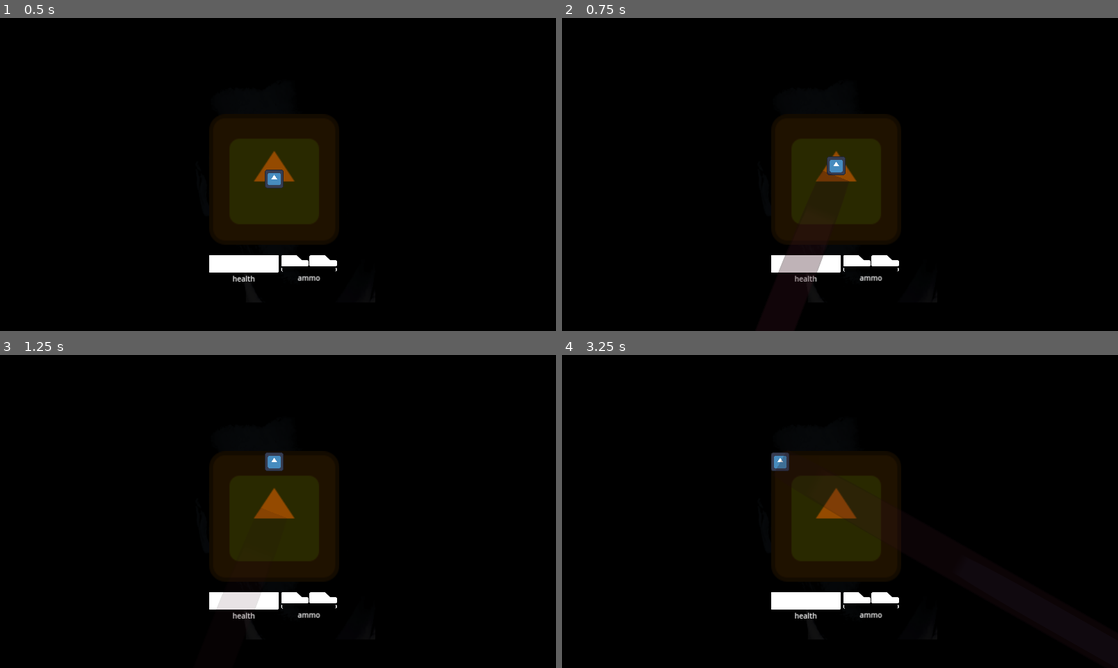
Above: before the commit, frames 1-4 (two rows, left to right).
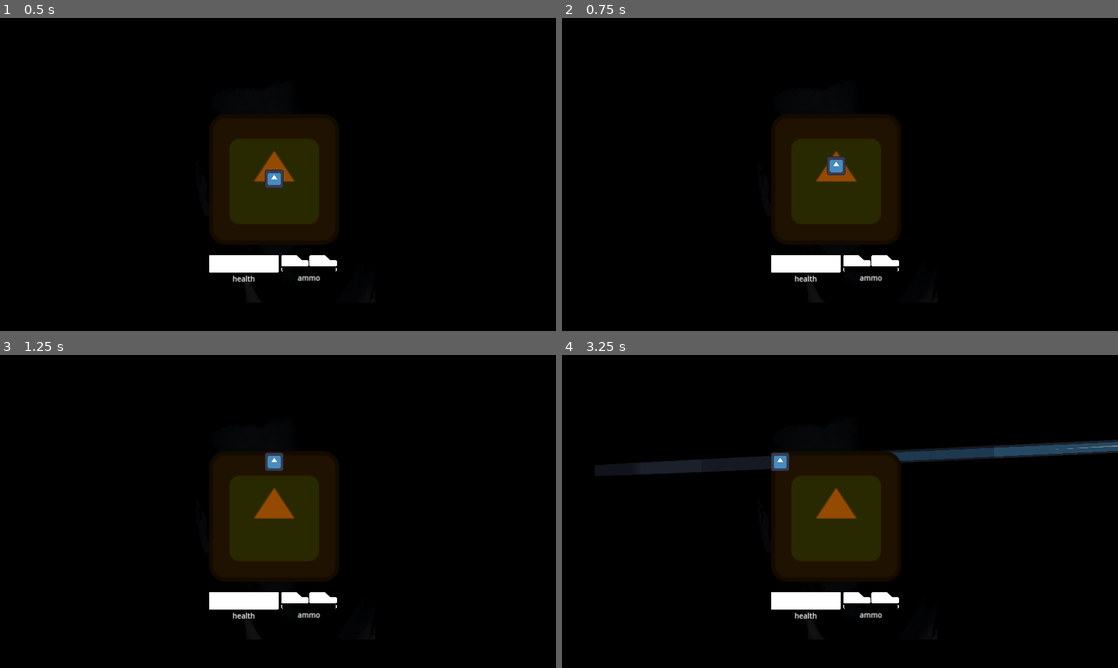
Above: after the commit, the same moments.

Repository: deppong/ludumdare54
Game: Godot game, scene res://objects/main.tscn
Two runs of this game, one before a commit and one after it. Both use one fixed random seed, a clock stepped at 60 frames per second and the inputs below. The engine's default icon, where the game draws it, is replaced by a stand-in: a white triangle on a blue panel in a dark square.
Inputs (mouse positions are in pixels of both pictures, inside the frame that each line leads up to):
- Up to frame 1 (0.5 s): no input
- Up to frame 2 (0.75 s): tap Enter at 0.5 s; move the mouse to (812, 237) at 0.52 s; hold W (MoveUp) from 0.53 s (still down); click (812, 237) at 0.6 s
- Up to frame 3 (1.25 s): keep holding W (MoveUp)
- Up to frame 4 (3.25 s): move the mouse to (1006, 558) at 1.27 s; click (1006, 558) at 1.35 s; tap Space at 2 s; move the mouse to (673, 464) at 2.02 s; release W (MoveUp) at 2.03 s; hold A (MoveLeft) from 2.03 s (still down); right-click (673, 464) at 2.1 s; click (673, 464) at 2.3 s; move the mouse to (867, 511) at 2.77 s; click (867, 511) at 2.85 s

Frame 1 is identical in both runs. In frame 2, 0.5% of the frame differs, in the area x 38-52%, y 48-85%; in frame 3, 0.4%; in frame 4, 3.0%, in the area x 5-100%, y 27-52%.
Error in both runs: Invalid assignment of property or key 'modulate' with value of type 'Color' on a base object of type 'null instance'. (res://scripts/AmmoBar.gd:19)

Commit message:
Player has ammo

Diff:
--- a/objects/player.tscn
+++ b/objects/player.tscn
@@ -31,7 +31,10 @@
 [node name="AnimatedSprite2D" type="AnimatedSprite2D" parent="."]
 sprite_frames = SubResource("SpriteFrames_mist4")
 
+[node name="AmmoCharge" type="Timer" parent="."]
+
 [node name="RadarCharge" type="Timer" parent="."]
 one_shot = true
 
+[connection signal="timeout" from="AmmoCharge" to="." method="reload"]
 [connection signal="timeout" from="RadarCharge" to="." method="radar"]
--- a/scripts/PlayerScript.gd
+++ b/scripts/PlayerScript.gd
@@ -5,10 +5,14 @@
 @export var deccel: float = .2
 @export var initalSpd: float = .2
 @export var health: int = 3
+@export var ammoMax: int = 2
+
+var ammo:int
 
 var pinging: bool = false
 
 signal health_changed(health_val)
+signal ammo_changed(ammo_val)
 
 var beam = preload("res://objects/player_beam.tscn")
 
@@ -39,11 +43,14 @@
 
 func actions():
 	if (!pinging):
-		if (Input.is_action_just_pressed("Fire")):
+		if (Input.is_action_just_pressed("Fire")&&ammo>0):
 			var beamInst:Node2D = beam.instantiate()
 			get_parent().add_child(beamInst)
 			beamInst.position = position
 			beamInst.rotation = get_angle_to(get_global_mouse_position())
+			ammo-=1
+			$AmmoCharge.start()
+			ammo_changed.emit(ammo)
 
 	if (Input.is_action_just_pressed("Radar")):
 		$RadarCharge.start()
@@ -59,6 +66,13 @@
 		if enemy.has_method("radar_ping"):
 			enemy.radar_ping()
 
+func reload():
+	if ammo<ammoMax:
+		ammo+=1
+		ammo_changed.emit(ammo)
+	if ammo<ammoMax:
+		$AmmoCharge.start()
+
 func _physics_process(delta):
 	actions()
 	movement()
